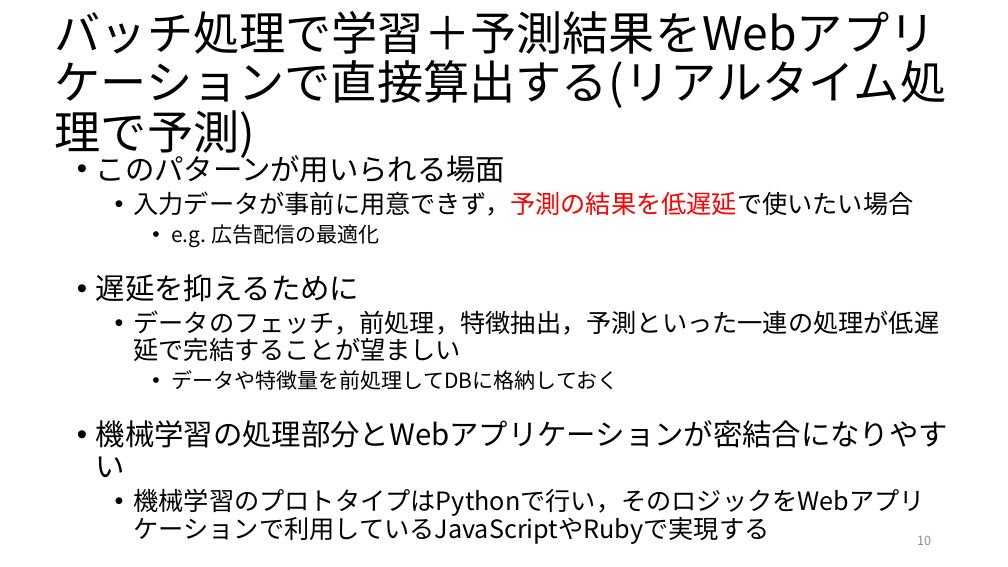
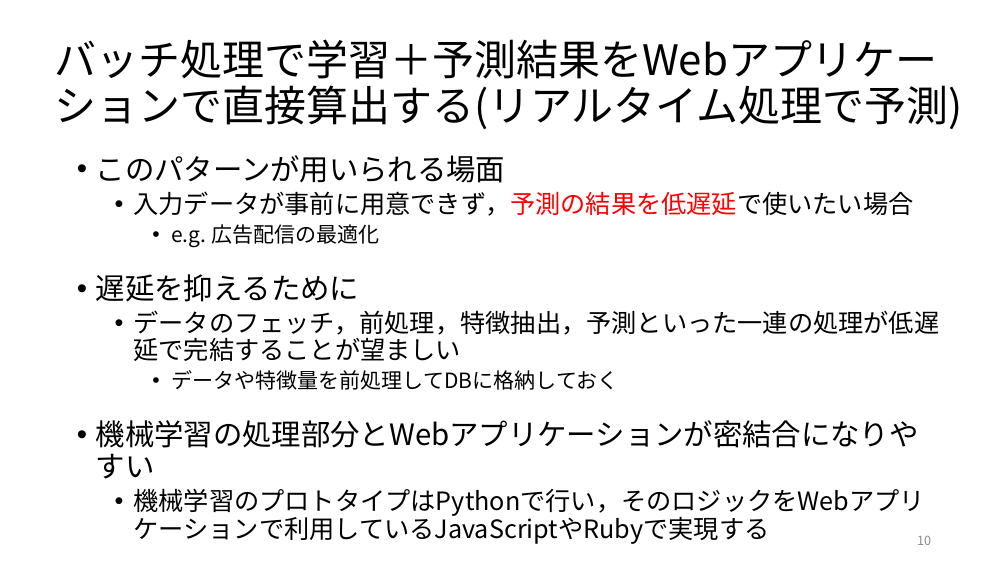
Before and after one commit to ryosuke-ku/Rinko, a slide deck: slide 10 of 仕事ではじめる機械学習第4章.pptx. Drawn at 1008x567 pixels with LibreOffice and Linux fonts; fonts in the diff are those of the drawing. Boxes give left, top, right and bottom in pixels: in the first picture for what was removed or moved away, otherwise in the second. Text is boxed around its words. In the diff, an @@ line names an element or a change of style, - is before the commit and + after.

Commit message:
edit

```diff
--- a/仕事ではじめる機械学習第4章.pptx
+++ b/仕事ではじめる機械学習第4章.pptx
@@ title "バッチ処理で学習＋予測結果をWebアプリケーションで直接算出する(リアルタイム処理で予測)" at (55, 39, 963, 129): size 44 to 40 pt @@
@@ text "このパターンが用いられる場面" rewrapped from (96, 150, 948, 518) to (96, 155, 940, 518) @@
```
Also in this commit, not shown: 2 other slides changed.
